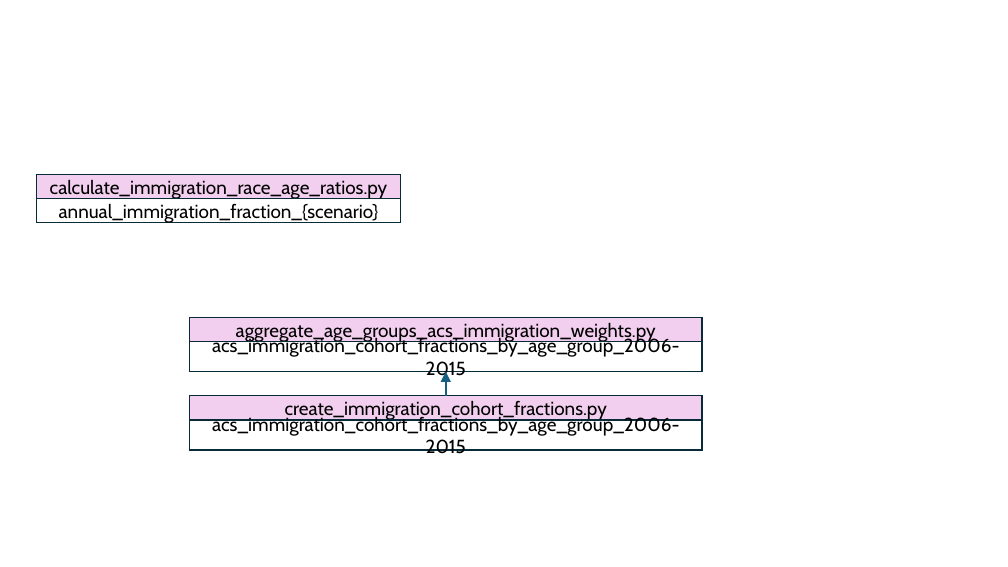
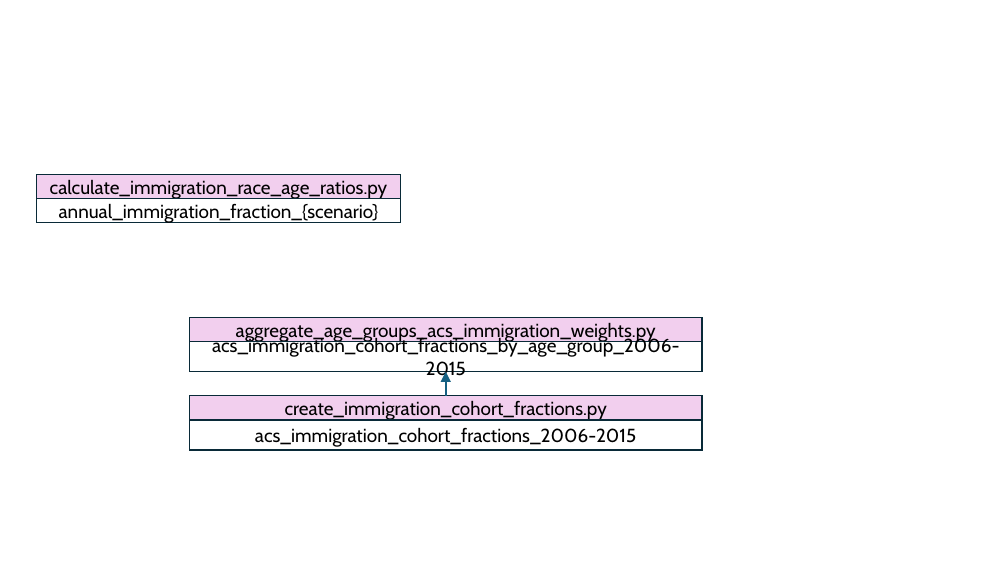
Before and after one commit to philmorefield/ICLUS_v3, a slide deck: slide 2 of script_layout.pptx. Drawn at 1008x567 pixels with LibreOffice and Linux fonts; fonts in the diff are those of the drawing. Boxes give left, top, right and bottom in pixels: in the first picture for what was removed or moved away, otherwise in the second. Text is boxed around its words. In the diff, an @@ line names an element or a change of style, - is before the commit and + after.

```diff
--- a/script_layout.pptx
+++ b/script_layout.pptx
@@ text in rectangle at (x1=255, y1=427, x2=636, y2=447): text changed @@
-acs_immigration_cohort_fractions_by_age_group_2006-2015
+acs_immigration_cohort_fractions_2006-2015
```
Also in this commit, not shown: 1 other slide changed, 1 slide added, 5 other files.
